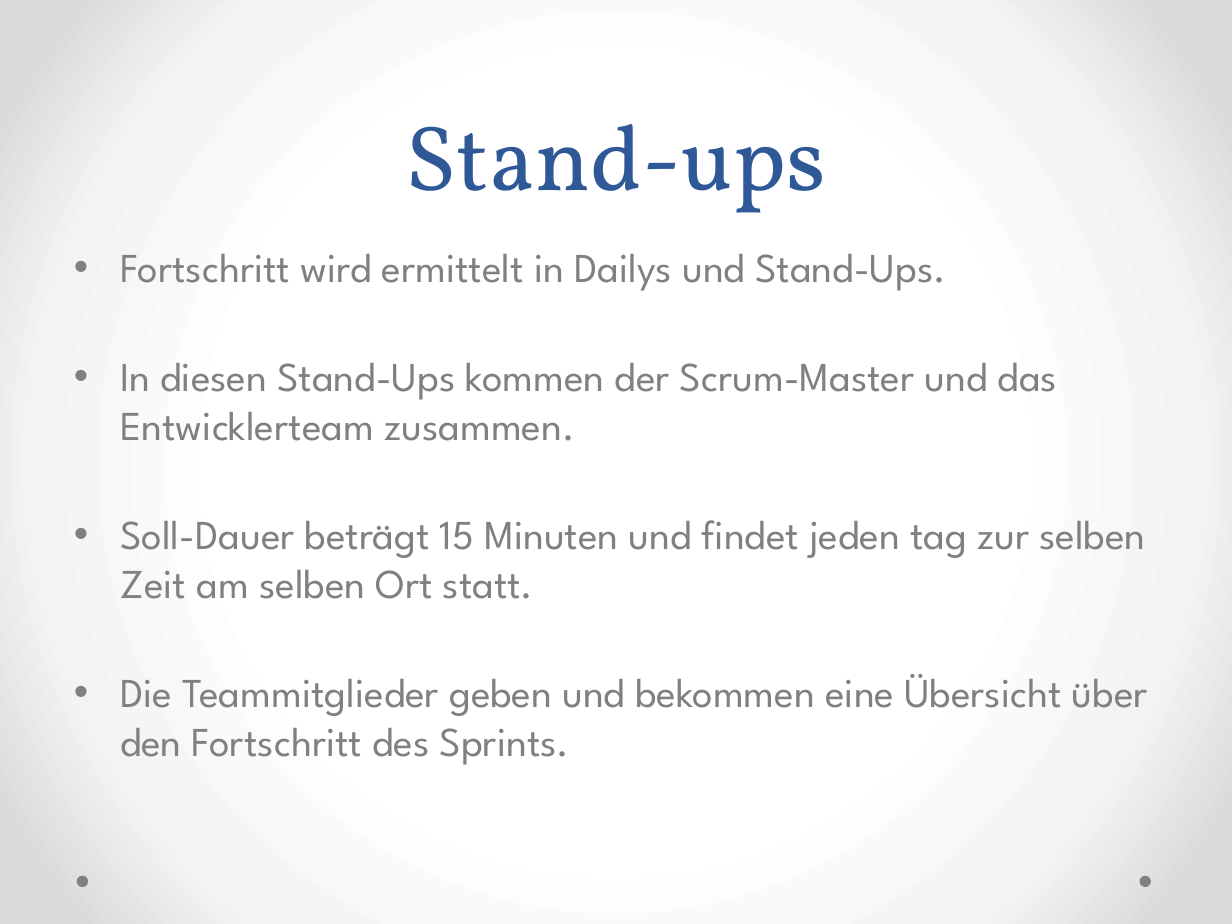
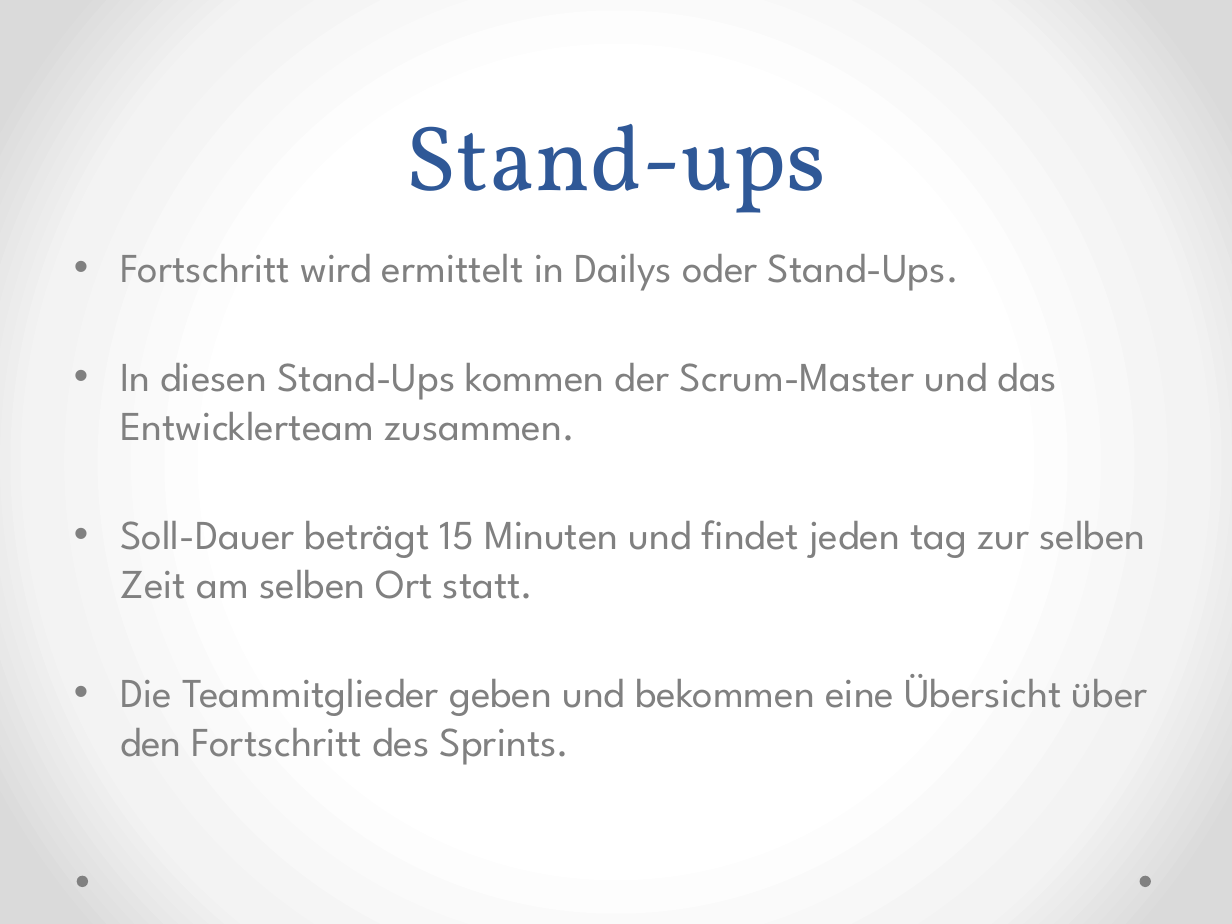
Before and after one commit to Medardus2004/ScrumPresentation, a slide deck: slide 21 of Scrum.pptx (slide 20 before the commit). Drawn at 1232x924 pixels with LibreOffice and Linux fonts; fonts in the diff are those of the drawing. Boxes give left, top, right and bottom in pixels: in the first picture for what was removed or moved away, otherwise in the second. Text is boxed around its words. In the diff, an @@ line names an element or a change of style, - is before the commit and + after.

```diff
--- a/Scrum.pptx
+++ b/Scrum.pptx
@@ text at bbox=[120, 254, 959, 291]: text changed @@
-• Fortschritt wird ermittelt in Dailys und Stand-Ups.
+• Fortschritt wird ermittelt in Dailys oder Stand-Ups.
```
Also in this commit, not shown: 7 other slides changed, 1 slide added, 1 other file.
